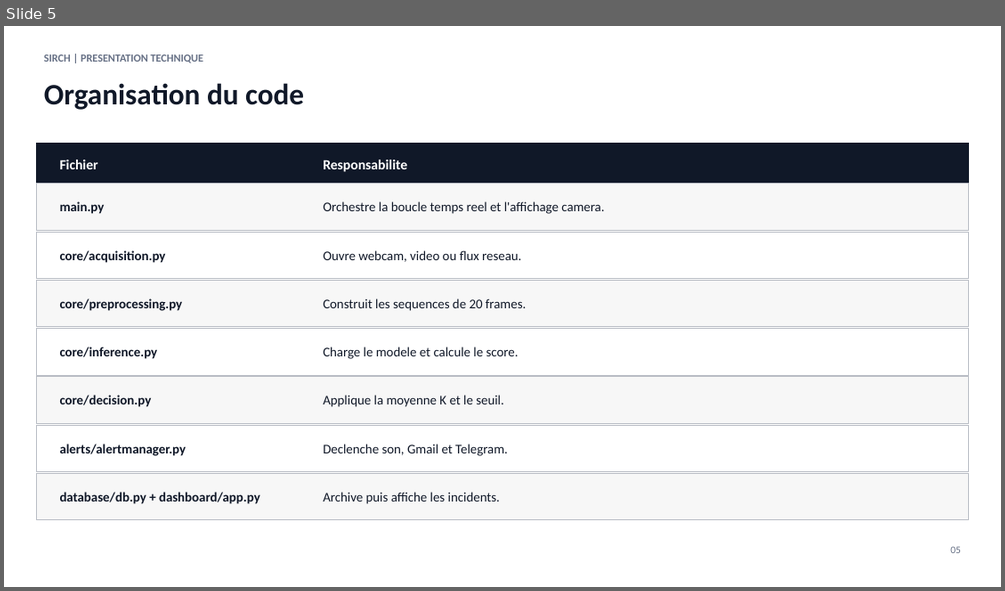
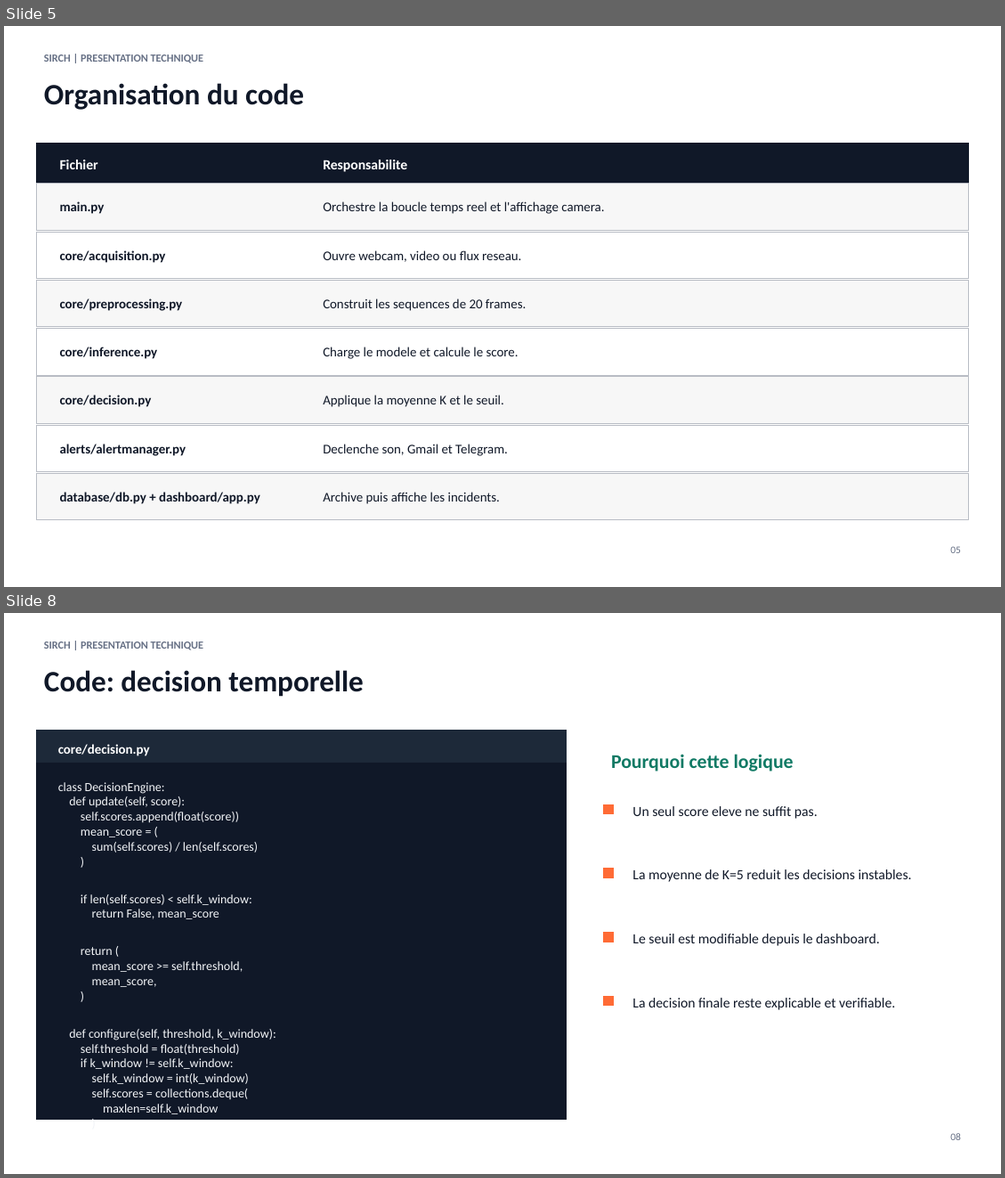
Before and after one commit to Ertual/SIRCH-, a slide deck: docs/presentation_technique_SIRCH.pptx. Shown one above the other, each under a label of ours: slide 5 before the commit, slides 5 and 8 after it; the slides between them are not shown. The pictures are 1005x591 and 1005x1178 pixels, drawn with LibreOffice and Linux fonts; fonts in the diff are those of the drawing. Boxes give left, top, right and bottom in pixels: in the first picture for what was removed or moved away, otherwise in the second. Text is boxed around its words. In the diff, an @@ line names an element or a change of style, - is before the commit and + after.

Commit message:
SIRCH - ajouter les apercus de code a la presentation

```diff
--- a/docs/presentation_technique_SIRCH.pptx
+++ b/docs/presentation_technique_SIRCH.pptx
@@ slide 8 added at (x1=4, y1=613, x2=1001, y2=1174), background #FFFFFF @@
@@ text added at (x1=44, y1=641, x2=203, y2=650), 10.5 pt, text #667085, bold @@
+SIRCH | PRESENTATION TECHNIQUE
@@ text added at (x1=44, y1=670, x2=363, y2=697), 28.5 pt, text #101828, bold @@
+Code: decision temporelle
@@ rectangle added at (x1=37, y1=730, x2=566, y2=1119), fill #101828, outline #101828 0 pt @@
@@ rectangle added at (x1=37, y1=730, x2=566, y2=763), fill #1D2939, outline #1D2939 0 pt @@
@@ text added at (x1=58, y1=744, x2=150, y2=756), 12.8 pt, text #FFFFFF, bold @@
+core/decision.py
@@ text added at (x1=611, y1=754, x2=793, y2=771), 18.8 pt, text #117A65, bold @@
+Pourquoi cette logique
@@ text added at (x1=58, y1=782, x2=275, y2=1114), 12 pt, text #F2F4F7 @@
+class DecisionEngine:
+def update(self, score):
+self.scores.append(float(score))
+mean_score = (
+sum(self.scores) / len(self.scores)
+)
+if len(self.scores) < self.k_window:
+return False, mean_score
+return (
+mean_score >= self.threshold,
+mean_score,
+)
+def configure(self, threshold, k_window):
+self.threshold = float(threshold)
+if k_window != self.k_window:
+self.k_window = int(k_window)
+self.scores = collections.deque(
+maxlen=self.k_window
+)
@@ rectangle added at (x1=604, y1=804, x2=613, y2=813), fill #FF6B35, outline #FF6B35 0 pt @@
@@ text added at (x1=632, y1=806, x2=817, y2=819), 13.5 pt, text #101828 @@
+Un seul score eleve ne suffit pas.
@@ rectangle added at (x1=604, y1=868, x2=613, y2=877), fill #FF6B35, outline #FF6B35 0 pt @@
@@ text added at (x1=632, y1=869, x2=912, y2=882), 13.5 pt, text #101828 @@
+La moyenne de K=5 reduit les decisions instables.
@@ rectangle added at (x1=604, y1=933, x2=613, y2=941), fill #FF6B35, outline #FF6B35 0 pt @@
@@ text added at (x1=632, y1=933, x2=880, y2=946), 13.5 pt, text #101828 @@
+Le seuil est modifiable depuis le dashboard.
@@ rectangle added at (x1=604, y1=996, x2=613, y2=1005), fill #FF6B35, outline #FF6B35 0 pt @@
@@ text added at (x1=632, y1=997, x2=895, y2=1010), 13.5 pt, text #101828 @@
+La decision finale reste explicable et verifiable.
@@ text added at (x1=950, y1=1133, x2=961, y2=1140), 9.8 pt, text #667085 @@
+08
```
Also in this commit, not shown: 6 slides changed, 5 other slides added, 4 other files.
